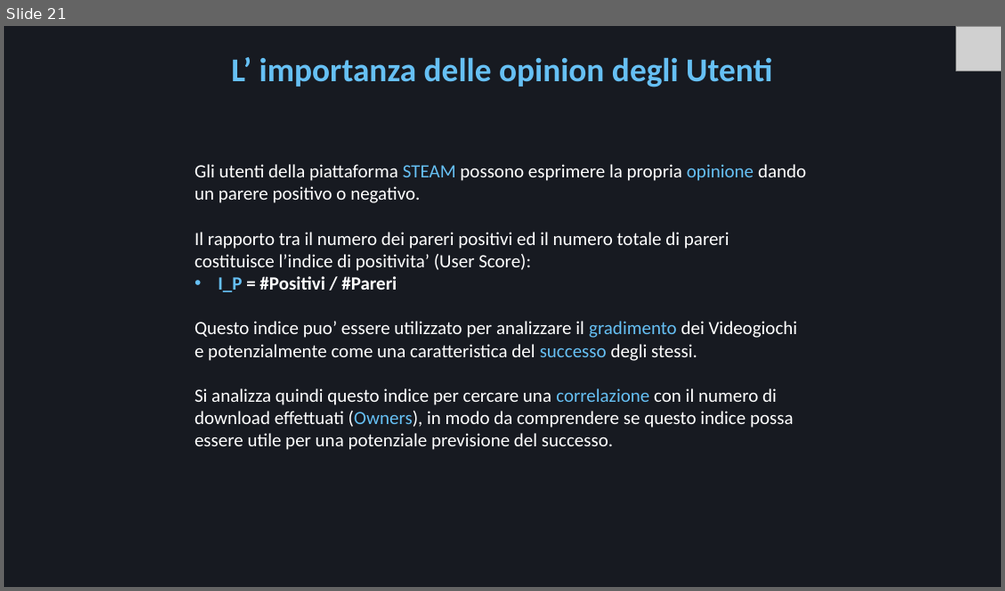
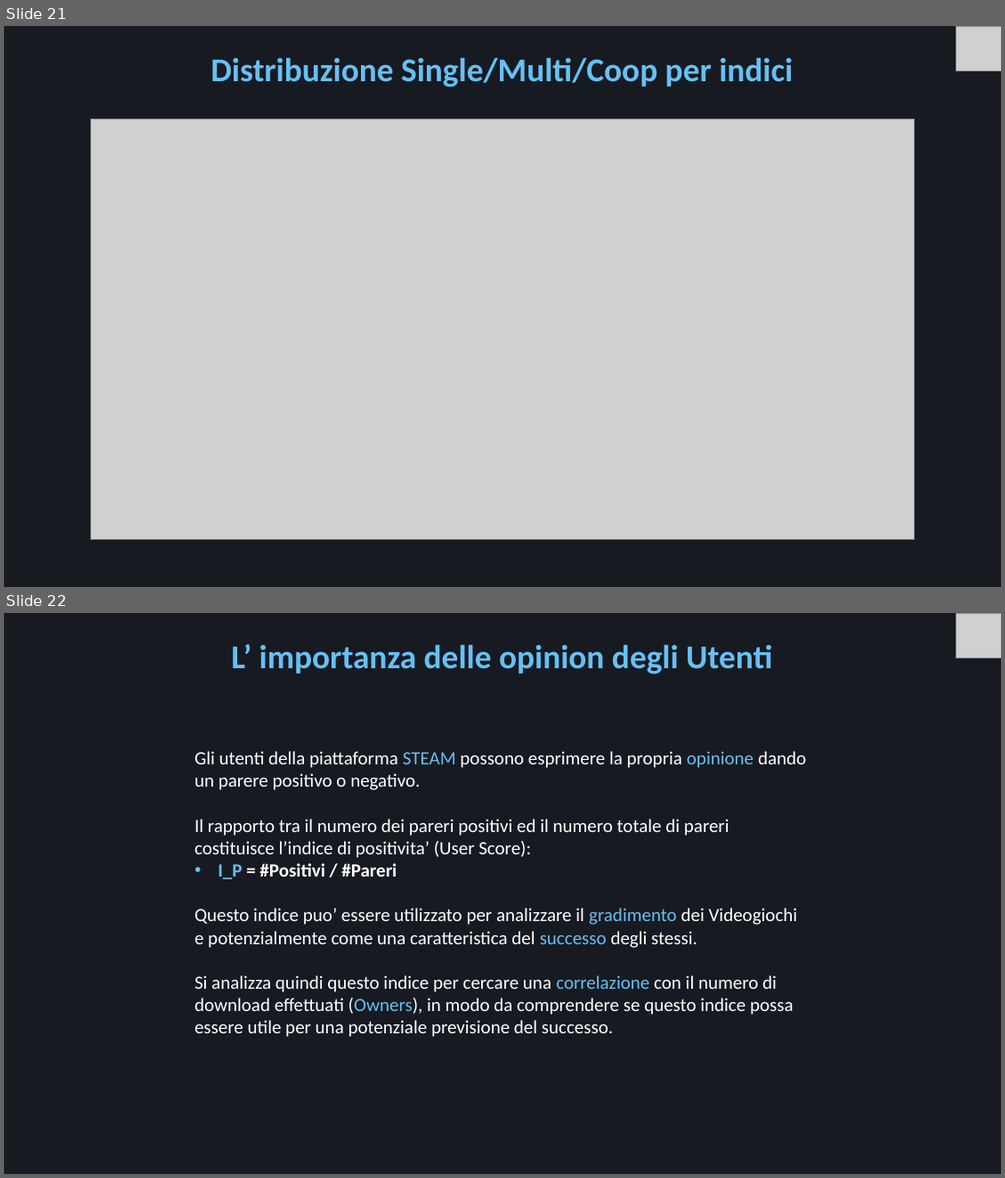
Before and after one commit to Mora11231/VisualizzazioneScientifica, a slide deck: Steam.pptx. Shown one above the other, each under a label of ours: slide 21 before the commit, slides 21 and 22 after it. The pictures are 1005x591 and 1005x1178 pixels, drawn with LibreOffice and Linux fonts; fonts in the diff are those of the drawing; grey boxes stand for pictures. Boxes give left, top, right and bottom in pixels: in the first picture for what was removed or moved away, otherwise in the second. Text is boxed around its words. In the diff, an @@ line names an element or a change of style, - is before the commit and + after.

```diff
--- a/Steam.pptx
+++ b/Steam.pptx
@@ slide 21 added at box(4, 26, 1001, 587), background #171A21 @@
@@ picture added at box(956, 26, 1001, 70) @@
@@ title added at box(210, 57, 793, 87), 32 pt, text #66C0F4, bold @@
+Distribuzione Single/Multi/Coop per indici
@@ picture added at box(90, 119, 914, 539) @@
@@ what was slide 21 is now slide 22 @@
```
Also in this commit, not shown: 2 other files.
